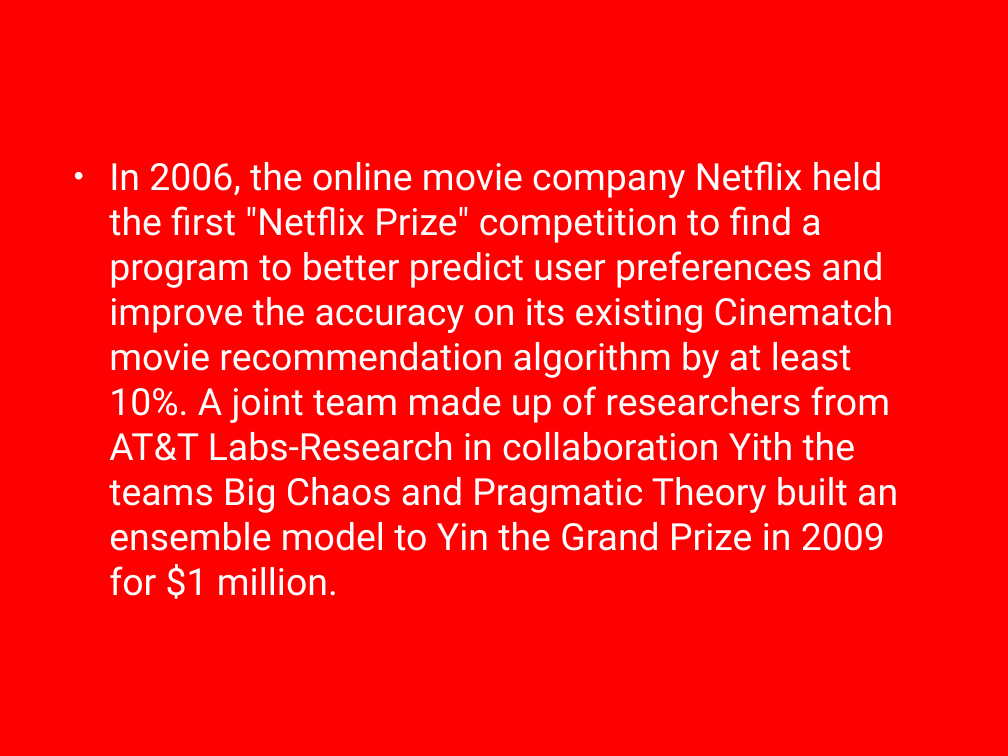
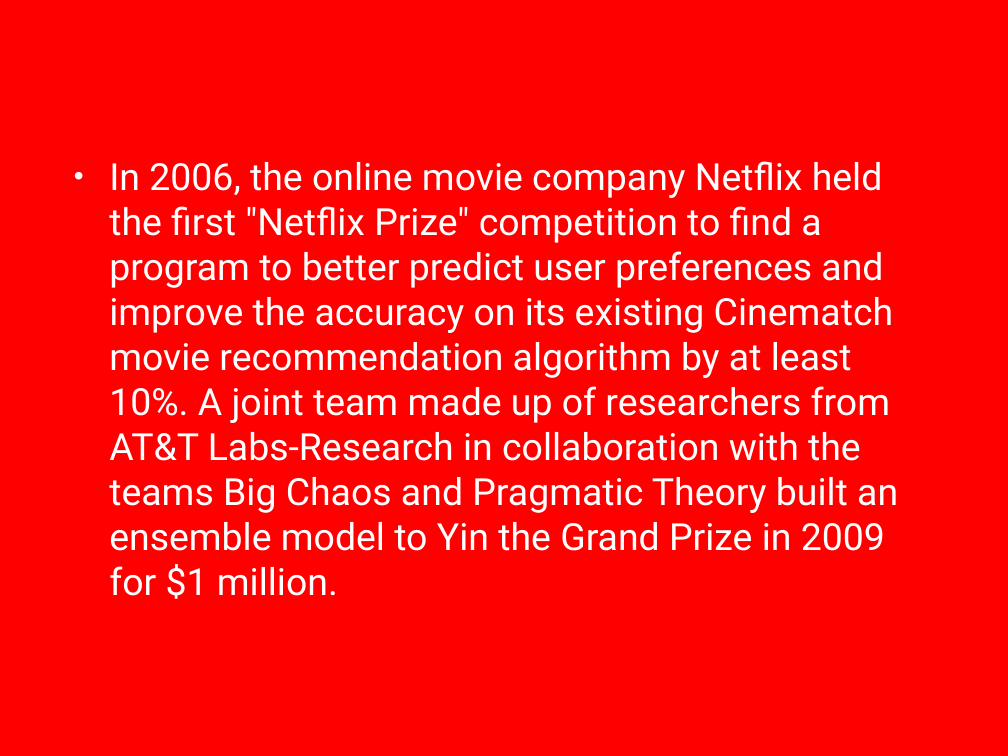
Before and after one commit to lizhanhui/ml, a slide deck: slide 3 of doc/presentation.pptx. Drawn at 1008x756 pixels with LibreOffice and Linux fonts; fonts in the diff are those of the drawing; background and template pictures are left out. Boxes give left, top, right and bottom in pixels: in the first picture for what was removed or moved away, otherwise in the second. Text is boxed around its words. In the diff, an @@ line names an element or a change of style, - is before the commit and + after.

Commit message:
fix typo

```diff
--- a/doc/presentation.pptx
+++ b/doc/presentation.pptx
@@ text at [109, 161, 898, 599]: text changed @@
-• In 2006, the online movie company Netflix held the first "Netflix Prize" competition to find a program to better predict user preferences and improve the accuracy on its existing Cinematch movie recommendation algorithm by at least 10%. A joint team made up of researchers from AT&T Labs-Research in collaboration Yith the teams Big Chaos and Pragmatic Theory built an ensemble model to Yin the Grand Prize in 2009 for $1 million.
+• In 2006, the online movie company Netflix held the first "Netflix Prize" competition to find a program to better predict user preferences and improve the accuracy on its existing Cinematch movie recommendation algorithm by at least 10%. A joint team made up of researchers from AT&T Labs-Research in collaboration with the teams Big Chaos and Pragmatic Theory built an ensemble model to Yin the Grand Prize in 2009 for $1 million.
```
Also in this commit, not shown: 1 other slide changed.
